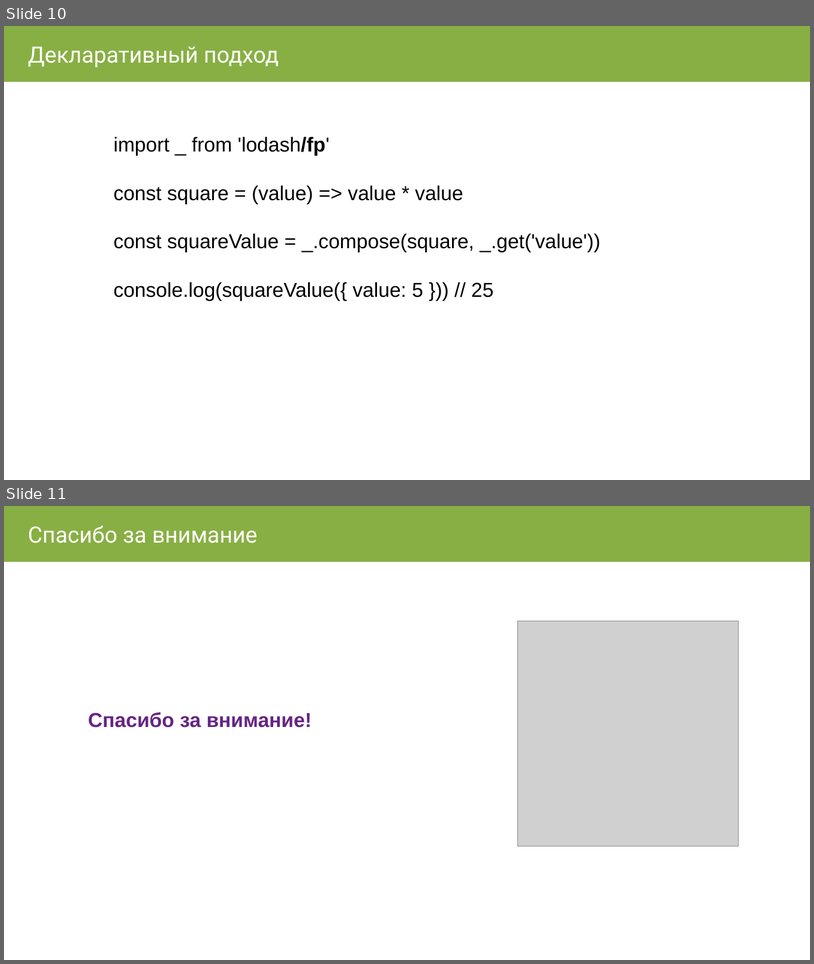
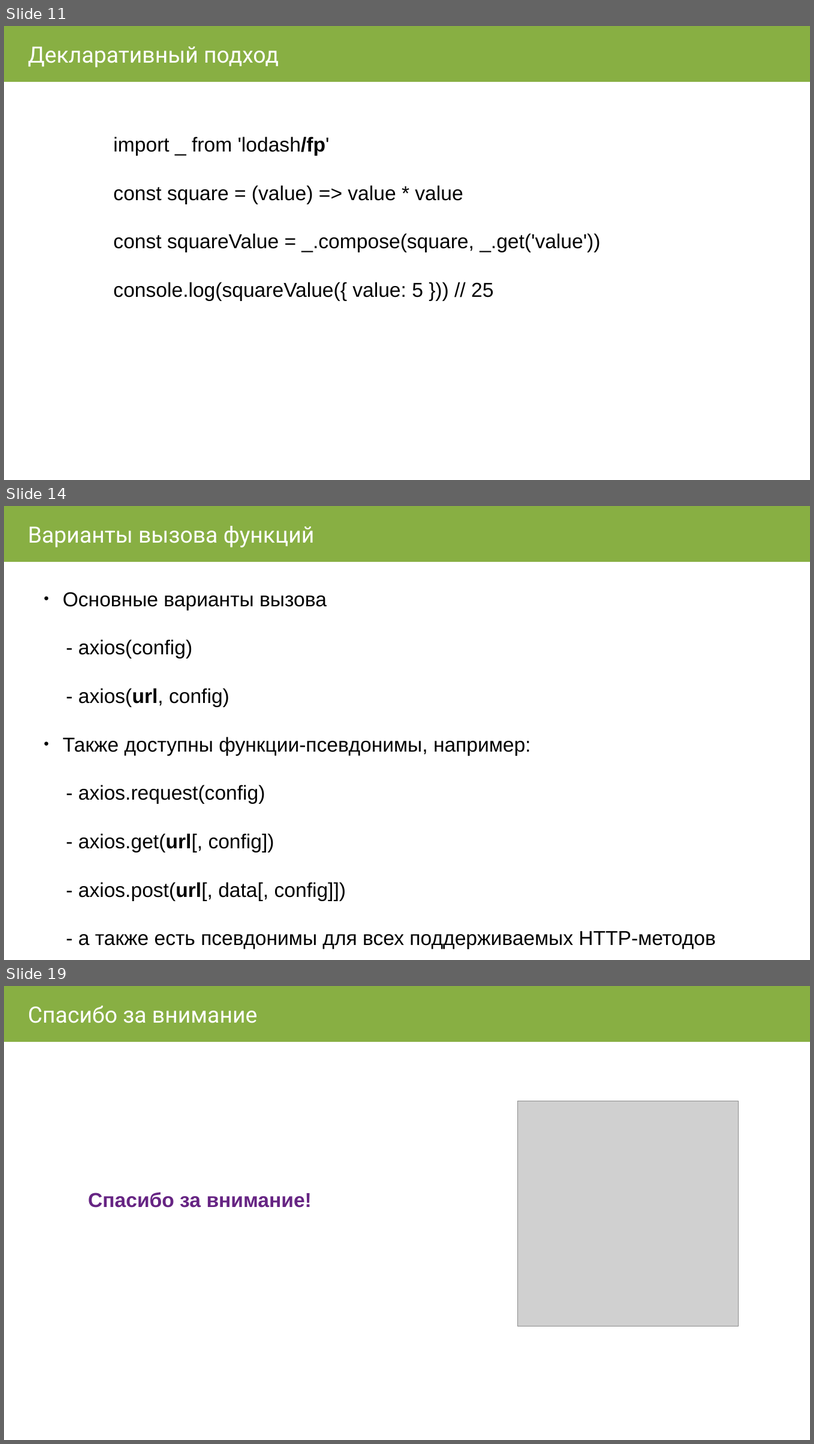
Before and after one commit to AVVlasov/javascript-junior, a slide deck: 2019/IV. Утилитарные библиотеки/2.1 Lodash/Lodash.pptx. Shown one above the other, each under a label of ours: slides 10 and 11 before the commit, slides 11, 14 and 19 after it; the slides between them are not shown. The pictures are 814x964 and 814x1444 pixels, drawn with LibreOffice and Linux fonts; fonts in the diff are those of the drawing; grey boxes stand for pictures. Boxes give left, top, right and bottom in pixels: in the first picture for what was removed or moved away, otherwise in the second. Text is boxed around its words. In the diff, an @@ line names an element or a change of style, - is before the commit and + after.

Commit message:
добавлен конспект и Axios

```diff
--- a/2019/IV. Утилитарные библиотеки/2.1 Lodash/Lodash.pptx
+++ b/2019/IV. Утилитарные библиотеки/2.1 Lodash/Lodash.pptx
@@ slide 14 added at [4, 506, 810, 960], background #FFFFFF @@
@@ rectangle added at [4, 506, 810, 562], fill #88AF43, outline #88AF43 0.74 pt @@
@@ text added at [28, 526, 315, 547], 20 pt, text #FFFFFF @@
+Варианты вызова функций
@@ text added at [63, 592, 716, 948], 18 pt, text #000000 @@
+● Основные варианты вызова
+- axios(config)
+- axios(url, config)
+● Также доступны функции-псевдонимы, например:
+- axios.request(config)
+- axios.get(url[, config])
+- axios.post(url[, data[, config]])
+- а также есть псевдонимы для всех поддерживаемых HTTP-методов
@@ what was slide 10 is now slide 11 @@
@@ what was slide 11 is now slide 19 @@
```
Also in this commit, not shown: 3 slides changed, 7 other slides added, 1 other file.
